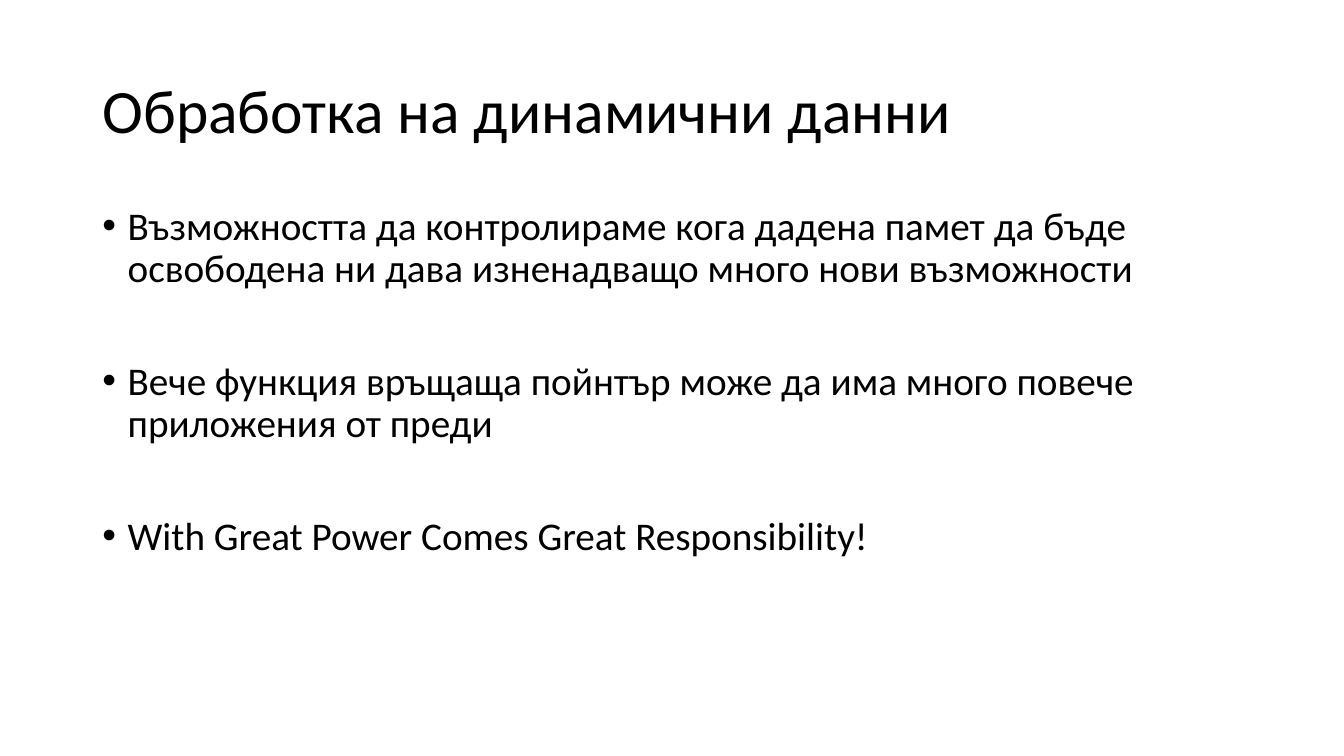
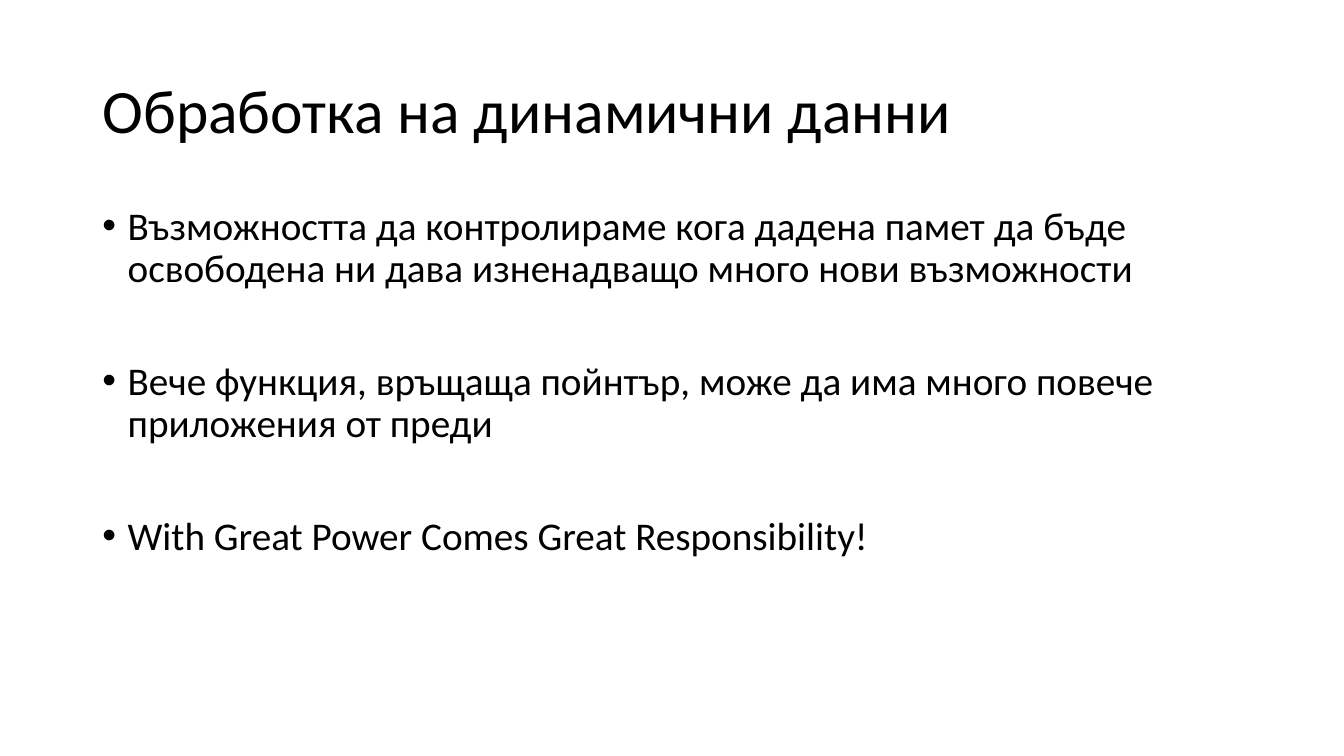
Before and after one commit to Mapmo/Uni-CPP, a slide deck: slide 37 of Introducing To Programming Materials/Consultation 3/Consultation3.pptx. Drawn at 1344x756 pixels with LibreOffice and Linux fonts; fonts in the diff are those of the drawing. Boxes give left, top, right and bottom in pixels: in the first picture for what was removed or moved away, otherwise in the second. Text is boxed around its words. In the diff, an @@ line names an element or a change of style, - is before the commit and + after.

```diff
--- a/Introducing To Programming Materials/Consultation 3/Consultation3.pptx
+++ b/Introducing To Programming Materials/Consultation 3/Consultation3.pptx
@@ text at (128, 368, 1153, 444): text changed @@
-• Вече функция връщаща пойнтър може да има много повече приложения от преди
+• Вече функция, връщаща пойнтър, може да има много повече приложения от преди
```
Also in this commit, not shown: 10 other slides changed, 1 slide added, 1 slide removed, 1 other file.
